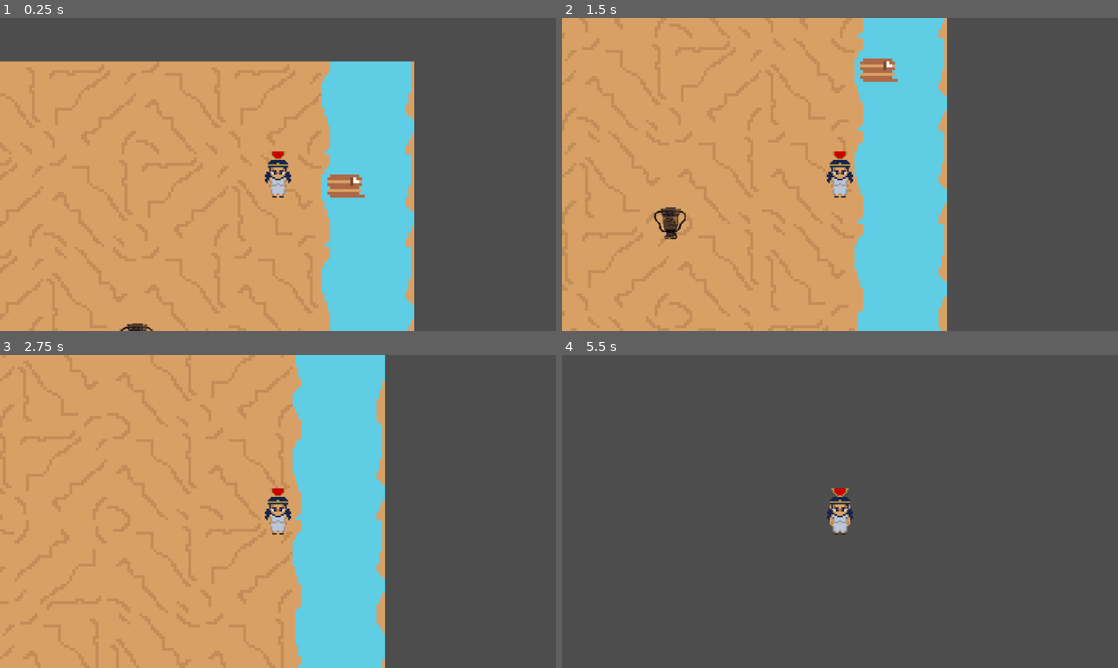
Above: before the commit, frames 1-4 (two rows, left to right).
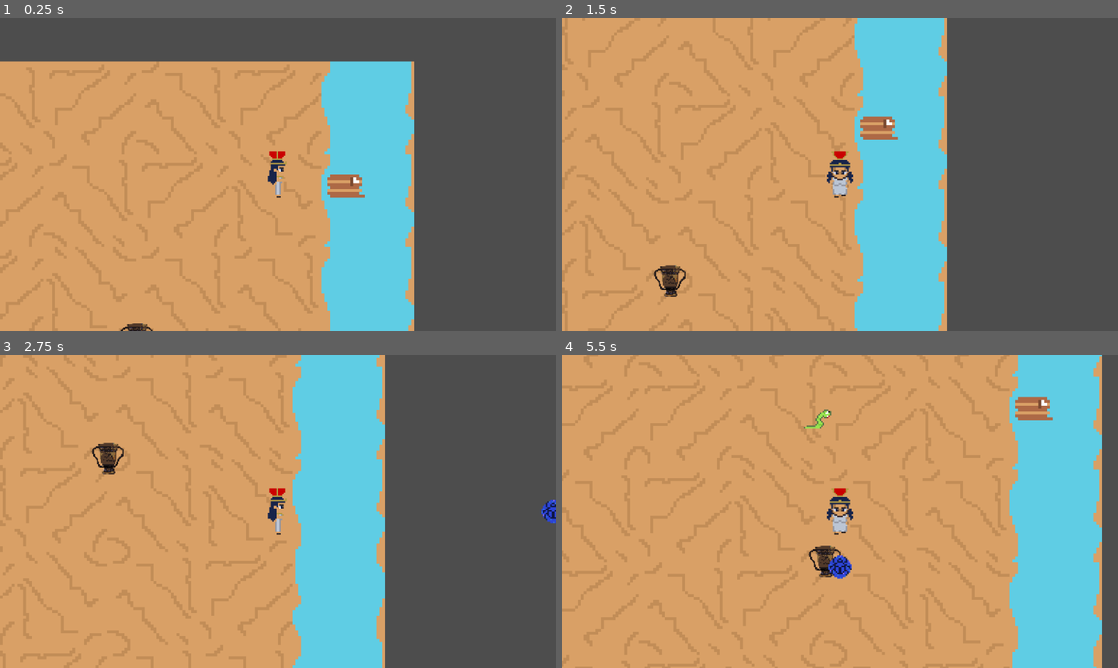
Above: after the commit, the same moments.

Repository: larmen9179/osiris
Game: Godot game, scene res://levels/level1.tscn
The game is run twice, just before and just after one commit, with the same random seed, the same clock (stepped at 60 frames per second) and the same inputs.
Inputs:
- Up to frame 1 (0.25 s): no input
- Up to frame 2 (1.5 s): tap Enter (ui_accept) at 0.5, 0.77 s; hold D 0.53-1.28 s; tap K at 0.6 s; tap J at 0.8, 1.35 s; hold S from 1.28 s (still down)
- Up to frame 3 (2.75 s): tap Enter (ui_accept) at 1.52 s; tap K at 1.55, 2.1 s; release S at 2.03 s; hold D from 2.03 s (still down); tap J at 2.3 s
- Up to frame 4 (5.5 s): release D at 2.78 s; hold W 2.78-3.53 s; tap J at 2.85, 3.8, 4.35, 5.3 s; tap Enter (ui_accept) at 3.02, 3.77, 4.52 s; tap K at 3.05, 3.6, 4.55, 5.1 s; hold A 3.53-5.03 s; hold S from 5.03 s (still down)

The runs differ from the first frame. In frame 1, 0.4% of the frame differs, in the area x 47-53%, y 42-58%; in frame 2, 3.2%; in frame 3, 2.2%; in frame 4, 97%, in the area x 0-98%, y 0-100%.

Commit message:
added animations for attacks and walking

Diff:
--- a/osiris/character/Isis/Isis.tscn
+++ b/osiris/character/Isis/Isis.tscn
@@ -1,25 +1,86 @@
-[gd_scene load_steps=6 format=3 uid="uid://fupvqx2ayje4"]
+[gd_scene load_steps=14 format=3 uid="uid://fupvqx2ayje4"]
 
 [ext_resource type="Script" uid="uid://dne3arqosuhvu" path="res://character/Isis/playerScript.gd" id="1_t5jci"]
-[ext_resource type="Texture2D" uid="uid://dr7xtv71sbcvs" path="res://character/Isis/irisFront.png" id="1_tsv24"]
+[ext_resource type="Texture2D" uid="uid://c50ox6uijb8f7" path="res://character/Isis/irisFrontWalk1.png" id="2_0nulg"]
+[ext_resource type="PackedScene" uid="uid://b8ny5h8lfald" path="res://projectiles/projectile.tscn" id="2_jqrav"]
 [ext_resource type="Texture2D" uid="uid://brkhjyk7402qi" path="res://character/Isis/irisBack.png" id="2_x27ys"]
+[ext_resource type="Texture2D" uid="uid://ccl7avc0jokxa" path="res://character/Isis/irisFrontWalk2.png" id="3_jqrav"]
+[ext_resource type="Texture2D" uid="uid://7ji2410u0qas" path="res://character/Isis/irisLeftPunch.png" id="3_psuob"]
+[ext_resource type="Texture2D" uid="uid://b28lhrpxpph0m" path="res://character/Isis/irisLeftMagic.png" id="4_drl6s"]
+[ext_resource type="Texture2D" uid="uid://csjfsnopjvhnk" path="res://character/Isis/irisLeftStand.png" id="5_lf05q"]
+[ext_resource type="Texture2D" uid="uid://bgns6lx32o6sh" path="res://character/Isis/irisRightPunch.png" id="6_4l6j4"]
+[ext_resource type="Texture2D" uid="uid://bl45qi8ip81c2" path="res://character/Isis/irisRightStand.png" id="6_uidv7"]
+[ext_resource type="Texture2D" uid="uid://bdaqvv4mhjqla" path="res://character/Isis/irisRightMagic.png" id="7_vs6ot"]
 
 [sub_resource type="SpriteFrames" id="SpriteFrames_nxnpd"]
 animations = [{
+"frames": [],
+"loop": true,
+"name": &"attack_down",
+"speed": 5.0
+}, {
 "frames": [{
 "duration": 1.0,
-"texture": ExtResource("1_tsv24")
+"texture": ExtResource("3_psuob")
+}, {
+"duration": 1.0,
+"texture": ExtResource("4_drl6s")
+}, {
+"duration": 1.0,
+"texture": ExtResource("4_drl6s")
+}, {
+"duration": 1.0,
+"texture": ExtResource("5_lf05q")
+}],
+"loop": true,
+"name": &"attack_left",
+"speed": 5.0
+}, {
+"frames": [{
+"duration": 1.0,
+"texture": ExtResource("6_4l6j4")
+}, {
+"duration": 1.0,
+"texture": ExtResource("7_vs6ot")
+}, {
+"duration": 1.0,
+"texture": ExtResource("7_vs6ot")
+}, {
+"duration": 1.0,
+"texture": ExtResource("6_uidv7")
+}],
+"loop": true,
+"name": &"attack_right",
+"speed": 5.0
+}, {
+"frames": [],
+"loop": true,
+"name": &"attack_up",
+"speed": 5.0
+}, {
+"frames": [{
+"duration": 1.0,
+"texture": ExtResource("2_0nulg")
+}, {
+"duration": 1.0,
+"texture": ExtResource("3_jqrav")
 }],
 "loop": true,
 "name": &"down",
 "speed": 5.0
 }, {
-"frames": [],
+"frames": [{
+"duration": 1.0,
+"texture": ExtResource("5_lf05q")
+}],
 "loop": true,
 "name": &"left",
 "speed": 5.0
 }, {
-"frames": [],
+"frames": [{
+"duration": 1.0,
+"texture": ExtResource("6_uidv7")
+}],
 "loop": true,
 "name": &"right",
 "speed": 5.0
@@ -39,13 +100,13 @@
 
 [node name="CharacterBody2D" type="CharacterBody2D"]
 script = ExtResource("1_t5jci")
-attack_duration = 3.0
+orb_scene = ExtResource("2_jqrav")
 
 [node name="AnimatedSprite2D" type="AnimatedSprite2D" parent="."]
 texture_filter = 1
 scale = Vector2(0.5, 0.5)
 sprite_frames = SubResource("SpriteFrames_nxnpd")
-animation = &"down"
+animation = &"attack_right"
 
 [node name="CollisionShape2D" type="CollisionShape2D" parent="."]
 position = Vector2(0, 1)
--- a/osiris/character/Isis/playerScript.gd
+++ b/osiris/character/Isis/playerScript.gd
@@ -1,10 +1,13 @@
 extends CharacterBody2D
 
-@export var speed = 200
-@export var attack_duration = 0.3
+@export var orb_scene: PackedScene
+@export var speed = 100
+@export var shoot_cooldown = .3
 @onready var random = RandomNumberGenerator.new()
-var attacking = false
-var attack_timer = 0
+var last_direction = Vector2.RIGHT  # default facing right
+
+var shoot_timer = 0.0
+
 
 func _physics_process(delta):
 	var direction = Vector2.ZERO
@@ -19,7 +22,7 @@
 		direction.y += 1
 
 	if direction.length() > 0:
-		direction = direction.normalized()
+		last_direction = direction.normalized()
 		velocity = direction * speed
 	else:
 		velocity = Vector2.ZERO
@@ -40,30 +43,47 @@
 	else:
 		$AnimatedSprite2D.stop()
 
+	shoot_timer -= delta
+
 func _input(event):
 	if event is InputEventKey and event.pressed:
-		if event.keycode == KEY_J:
-			hand_to_hand_combat()
-		elif event.keycode == KEY_K:
+		if event.keycode == KEY_K:
 			use_spell()
 
-func hand_to_hand_combat():
-	attacking = true
-	attack_timer = attack_duration
-	print("Isis attacks with hand-to-hand combat!")  # Replace with your attack animation/damage logic
+func use_spell():
 
-func use_spell():
+	if shoot_timer > 0:
+		return  # prevent spamming
+
+	shoot_timer = shoot_cooldown  # reset cooldown
+
+	# 🔥 Play attack animation based on last move direction
+	if abs(last_direction.x) > abs(last_direction.y):
+		if last_direction.x > 0:
+			$AnimatedSprite2D.play("attack_right")
+		else:
+			$AnimatedSprite2D.play("attack_left")
+	else:
+		if last_direction.y > 0:
+			$AnimatedSprite2D.play("attack_down")
+		else:
+			$AnimatedSprite2D.play("attack_up")
+
+	# 🔥 Then summon the spell orb
 	var spell_number = random.randi_range(1, 3)
 	match spell_number:
 		1:
-			print("Isis summons Scarabs! (Weak Damage)")  # Replace with Scarab attack
+			print("Isis summons Scarabs! (Weak Damage)")
+			summon_spell_orb(orb_scene)
 		2:
-			print("Isis summons the Eye of Horus! (Medium Damage)")  # Replace with Eye of Horus attack
+			print("Isis summons the Eye of Horus! (Medium Damage)")
+			summon_spell_orb(orb_scene)
 		3:
-			print("Isis calls upon Ra the Sun God! (Strongest Damage)")  # Replace with Ra attack
+			print("Isis calls upon Ra the Sun God! (Strongest Damage)")
+			summon_spell_orb(orb_scene)
 
-func _process(delta):
-	if attacking:
-		attack_timer -= delta
-		if attack_timer <= 0:
-			attacking = false
+func summon_spell_orb(spell_scene: PackedScene):
+	var orb = spell_scene.instantiate()
+	get_parent().add_child(orb)
+	orb.global_position = global_position
+	orb.direction = last_direction.normalized()
--- a/osiris/character/snake/snake.tscn
+++ b/osiris/character/snake/snake.tscn
@@ -49,7 +49,7 @@
 radius = 5.8165
 height = 14.1195
 
-[node name="CharacterBody2D" type="CharacterBody2D"]
+[node name="CharacterBody2D" type="CharacterBody2D" groups=["enemies"]]
 scale = Vector2(0.6, 0.6)
 script = ExtResource("1_4uavg")
 
@@ -63,13 +63,3 @@
 position = Vector2(1.66667, -1.19209e-07)
 rotation = 3.98356
 shape = SubResource("CapsuleShape2D_jds57")
-
-[node name="Area2D" type="Area2D" parent="."]
-
-[node name="CollisionShape2D" type="CollisionShape2D" parent="Area2D"]
-visible = false
-position = Vector2(1.66667, 2.45041e-07)
-rotation = -2.29963
-shape = SubResource("CapsuleShape2D_jds57")
-
-[connection signal="body_entered" from="Area2D" to="." method="_on_body_entered"]
--- a/osiris/character/snake/snakeMove.gd
+++ b/osiris/character/snake/snakeMove.gd
@@ -27,15 +27,7 @@
 			sprite.play("slither_left")
 			collision_shape.rotation = deg_to_rad(180)
 
-func _on_body_entered(body):
-	if body.name == "Isis":  # or check by group if you want
-		if body.attacking:
-			print("snake took damage")
-			print(body.attacking)
-			take_damage(1)
-
 func take_damage(damageIn):
 	health -= damageIn
-
-	if health < 1:
+	if health <= 0:
 		queue_free()
--- a/osiris/levels/level1.tscn
+++ b/osiris/levels/level1.tscn
@@ -13,7 +13,6 @@
 
 [node name="Isis" parent="." instance=ExtResource("1_grpr4")]
 position = Vector2(49, -57)
-attack_duration = 0.3
 
 [node name="chalice" parent="." instance=ExtResource("5_f45tc")]
 scale = Vector2(0.35, 0.35)
--- /dev/null
+++ b/osiris/projectiles/projectile.gd
@@ -0,0 +1,13 @@
+extends Area2D
+
+@export var speed = 150
+@export var damage = 1
+var direction = Vector2.ZERO
+
+func _process(delta):
+	position += direction * speed * delta
+
+func _on_body_entered(body):
+	if body.is_in_group("enemies"):
+		body.take_damage(damage)
+		queue_free()  # destroy orb after hitting
--- /dev/null
+++ b/osiris/projectiles/projectile.tscn
@@ -0,0 +1,20 @@
+[gd_scene load_steps=4 format=3 uid="uid://b8ny5h8lfald"]
+
+[ext_resource type="Texture2D" uid="uid://crh0x4iyv6i7v" path="res://items/orbs/blue/blueScarab.png" id="1_tsrd6"]
+[ext_resource type="Script" uid="uid://dvabybcb2u4cs" path="res://projectiles/projectile.gd" id="1_woh24"]
+
+[sub_resource type="RectangleShape2D" id="RectangleShape2D_woh24"]
+size = Vector2(8, 8)
+
+[node name="Area2D" type="Area2D"]
+script = ExtResource("1_woh24")
+
+[node name="CollisionShape2D" type="CollisionShape2D" parent="."]
+shape = SubResource("RectangleShape2D_woh24")
+
+[node name="Sprite2D" type="Sprite2D" parent="."]
+texture_filter = 1
+scale = Vector2(0.5, 0.5)
+texture = ExtResource("1_tsrd6")
+
+[connection signal="body_entered" from="." to="." method="_on_body_entered"]
Not shown, added: osiris/character/Isis/irisFrontWalk1.png.import
Not shown, added: osiris/character/Isis/irisFrontWalk2.png.import
Binary file removed: osiris/character/Isis/irisLeft.png
Not shown, added: osiris/character/Isis/irisLeftMagic.png.import
Not shown, added: osiris/character/Isis/irisLeftPunch.png.import
Not shown, added: osiris/character/Isis/irisLeftStand.png.import
Not shown, added: osiris/character/Isis/irisRightMagic.png.import
Not shown, added: osiris/character/Isis/irisRightPunch.png.import
Not shown, added: osiris/character/Isis/irisRightStand.png.import
Not shown, added: osiris/projectiles/projectile.gd.uid
Not shown, changed: osiris/.DS_Store
